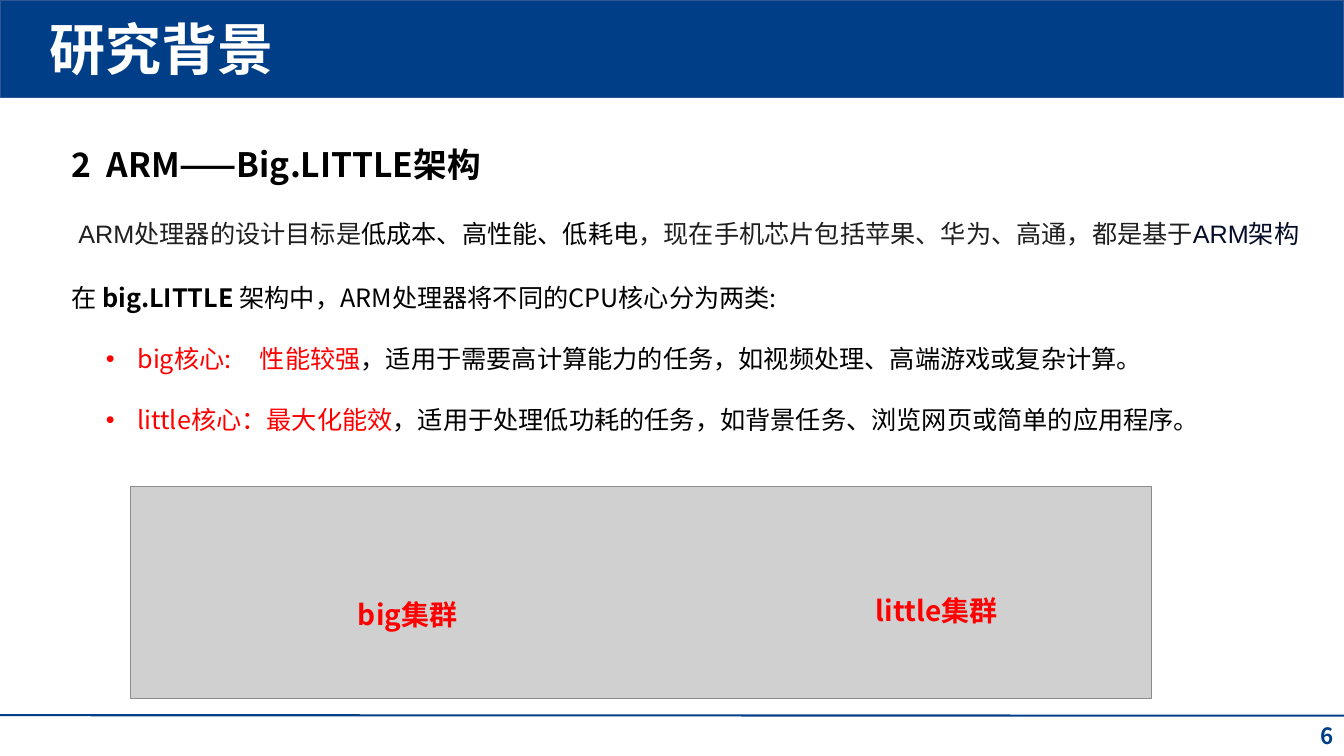
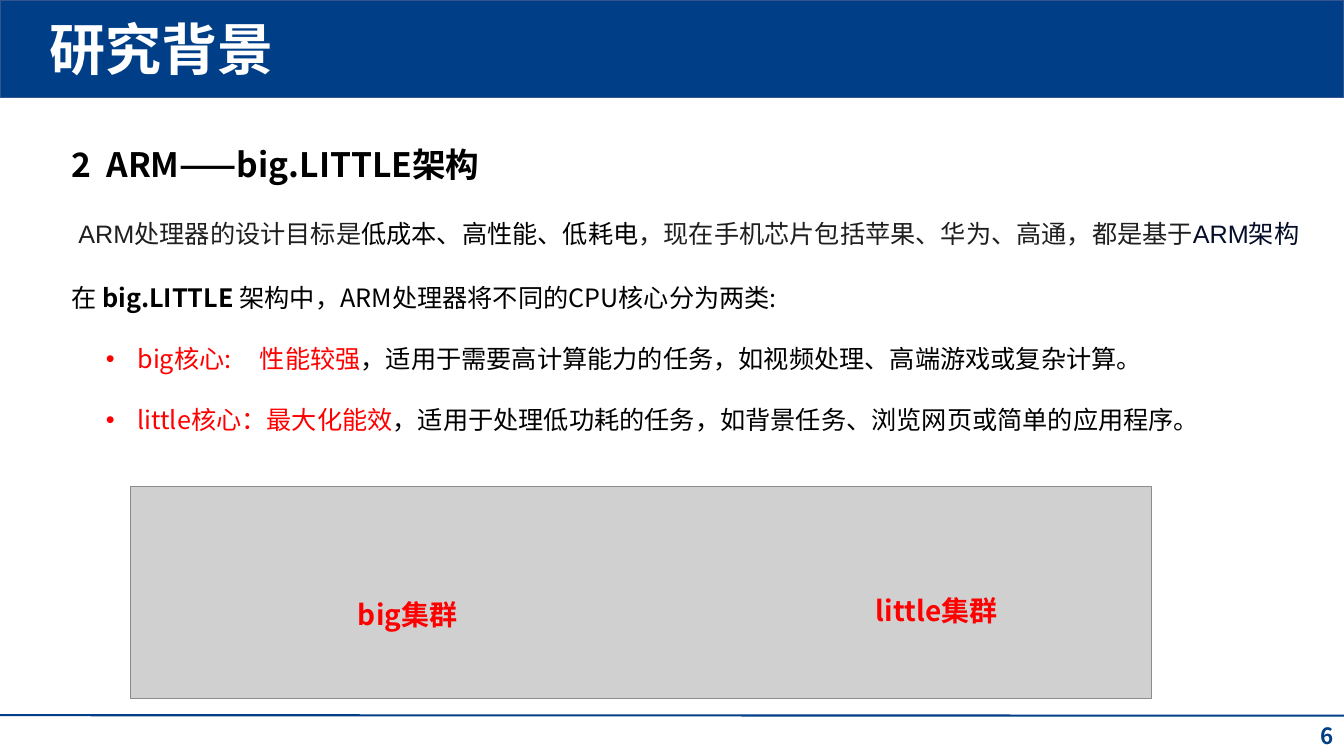
Before and after one commit to fmy-fly/Pre-ppt, a slide deck: slide 6 of QoS-Aware,pptx [自动保存的].pptx. Drawn at 1344x756 pixels with LibreOffice and Linux fonts; fonts in the diff are those of the drawing; grey boxes stand for pictures; background and template pictures are left out. Boxes give left, top, right and bottom in pixels: in the first picture for what was removed or moved away, otherwise in the second. Text is boxed around its words. In the diff, an @@ line names an element or a change of style, - is before the commit and + after.

```diff
--- a/QoS-Aware,pptx [自动保存的].pptx
+++ b/QoS-Aware,pptx [自动保存的].pptx
@@ text at (71,148,480,185): text changed @@
-2 ARM——Big.LITTLE架构
+2 ARM——big.LITTLE架构
```
Also in this commit, not shown: 10 other slides changed, 2 slides added, 1 slide removed.
